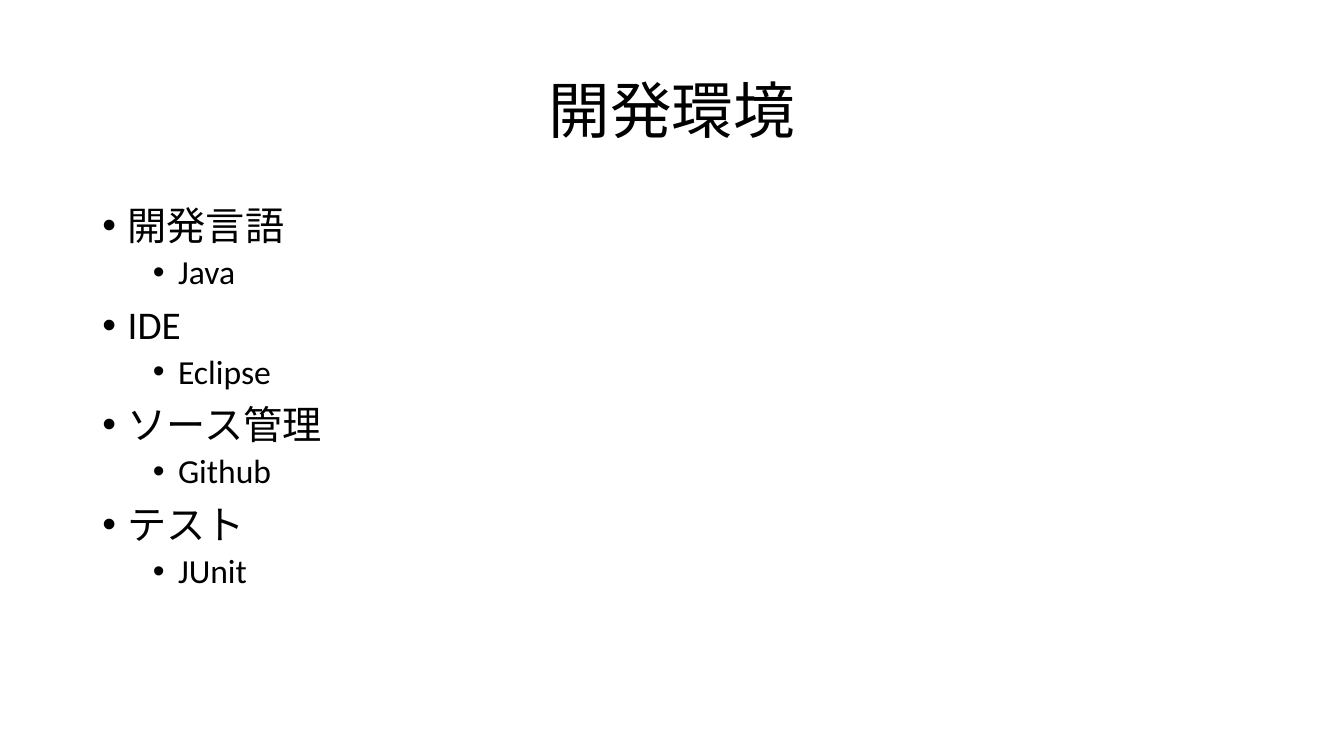
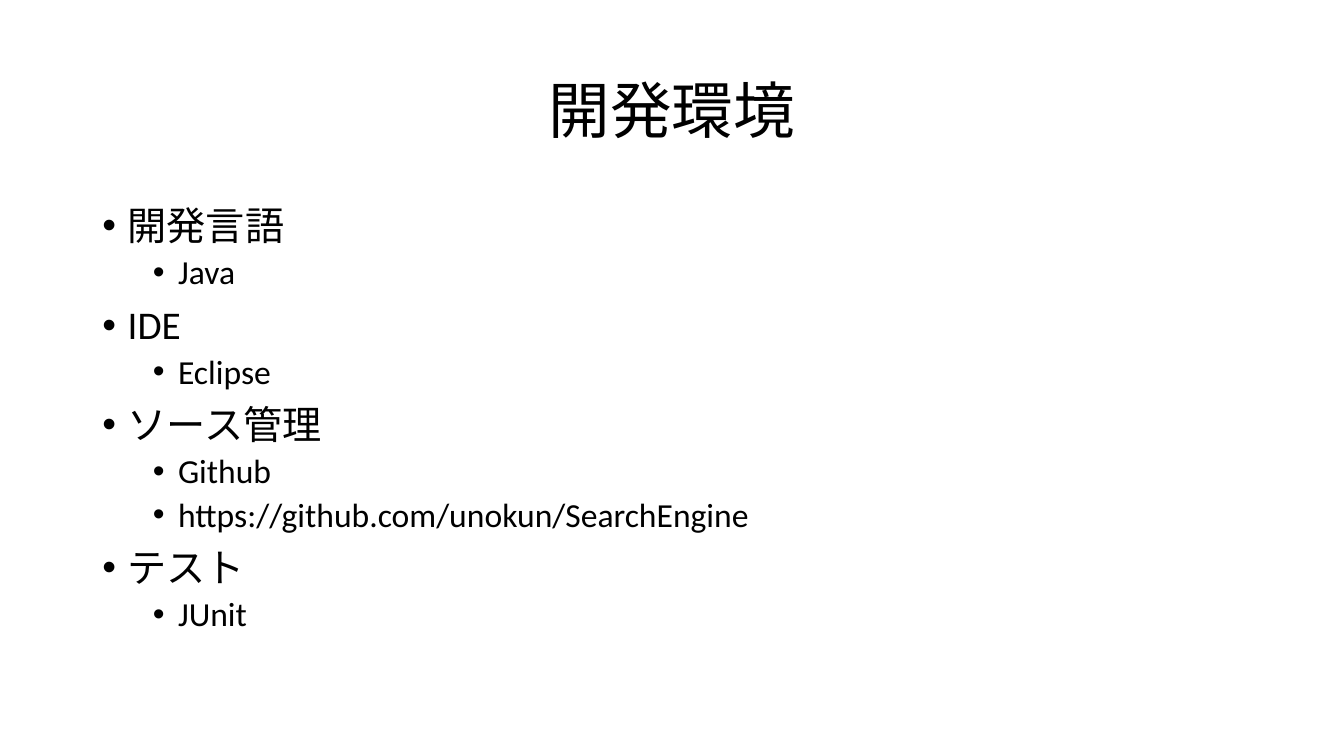
Before and after one commit to unokun/SearchEngine, a slide deck: slide 5 of doc/検索エンジン.pptx. Drawn at 1344x756 pixels with LibreOffice and Linux fonts; fonts in the diff are those of the drawing. Boxes give left, top, right and bottom in pixels: in the first picture for what was removed or moved away, otherwise in the second. Text is boxed around its words. In the diff, an @@ line names an element or a change of style, - is before the commit and + after.

```diff
--- a/doc/検索エンジン.pptx
+++ b/doc/検索エンジン.pptx
@@ text at bbox=[178, 503, 748, 533]: paragraph added @@
+  • https://github.com/unokun/SearchEngine
```
Also in this commit, not shown: 1 other file.
